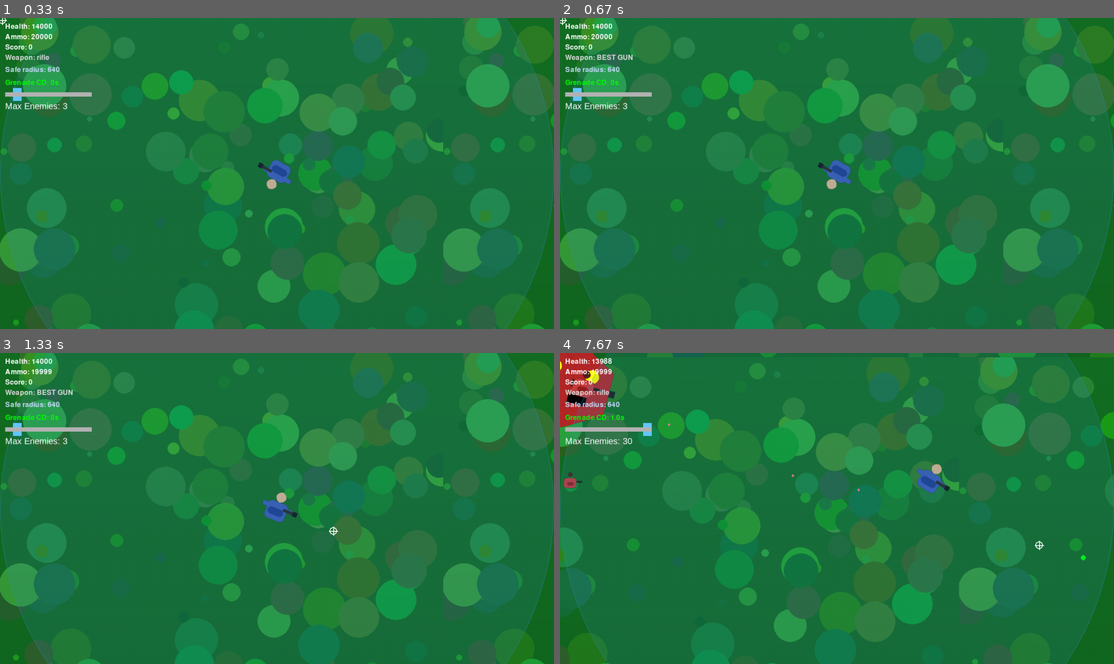
Above: before the commit, frames 1-4 (two rows, left to right).
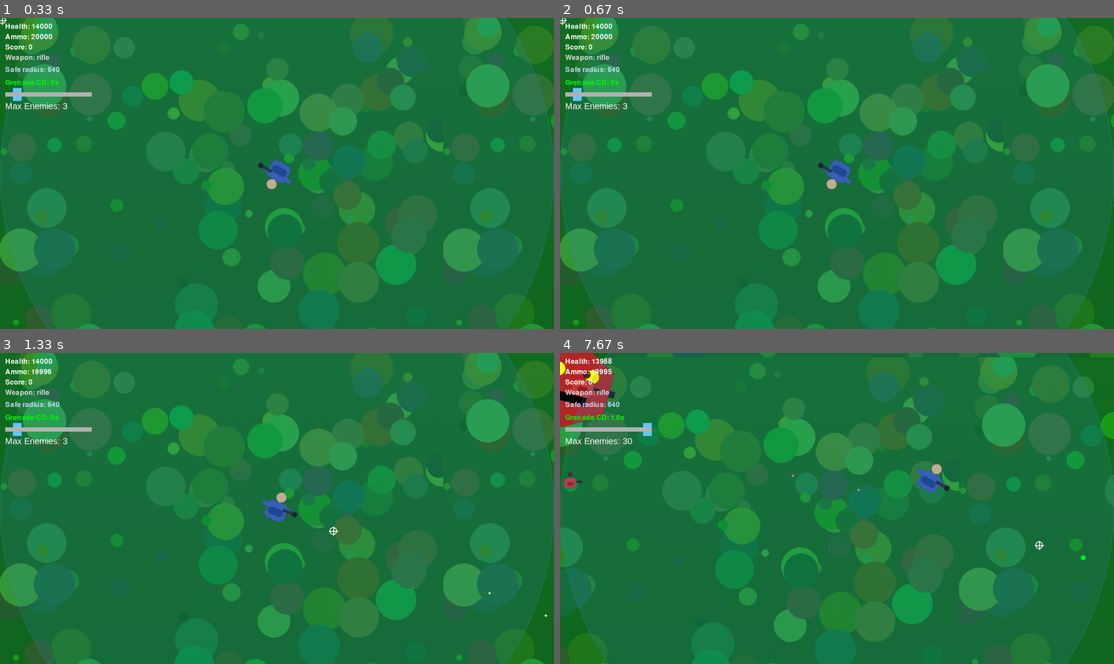
Above: after the commit, the same moments.

Repository: SAYANSAMANTA2005/pygames
Game: pygame game, started from freefire5.py
Same seed, same stepped clock (60 frames per second), same inputs: the game is played once before the commit and once after it.
Inputs (mouse positions are in pixels of both pictures, inside the frame that each line leads up to):
- Up to frame 1 (0.33 s): no input
- Up to frame 2 (0.67 s): tap 3 at 0.33 s
- Up to frame 3 (1.33 s): press the mouse at (293, 598) at 0.7 s; move the mouse to (310, 564) at 0.8 s; release the mouse at (332, 530) at 0.93 s; tap Shift at 1 s
- Up to frame 4 (7.67 s): hold Right 1.33-1.8 s; tap G at 1.48, 2.82, 4.15, 5.55, 6.62 s; hold Up 1.83-2.13 s; tap 2 at 1.98, 3.38, 7.12 s; hold Right 2.17-2.63 s; hold Left 2.67-3.2 s; hold Down 3.23-3.53 s; hold Left 3.57-3.97 s; hold Up 4-4.37 s; click "Grenade CD: 1.7s" at 4.45 s; hold Right 4.73-5.37 s; tap 1 at 4.88, 7.62 s; hold Down 5.4-5.77 s; tap Right Shift at 5.8 s; press the mouse at (576, 430) at 6.17 s; move the mouse to (809, 486) at 6.27 s; release the mouse at (1036, 545) at 6.4 s; hold Left 6.47-6.93 s; hold Right 6.97-7.43 s; hold Up from 7.47 s (still down)

Frame 1 is identical in both runs. In frame 2, less than 0.1% of the frame differs, in the area x 6-14%, y 11-14%; in frame 3, less than 0.1%, in the area x 6-99%, y 5-85%; in frame 4, less than 0.1%.

Commit message:
Update and rename freefire3.py to freefire5.py

Diff:
--- a/freefire3.py
+++ b/freefire5.py
@@ -36,6 +36,9 @@
 GRANADE_EXPLOSION_RADIOUS=1000
 # Boss settings
 BOSS_APPERENCE_DURATION=2
+MAX_BOSSES_ON_SCREEN=1
+cntboss=0
+BOSS =[]
 # ---------- UTIL: procedural art ----------
 def make_player_surface(size=96):
     w, h = size, size
@@ -108,7 +111,7 @@
         self.weapons = {
             'rifle': [PLAYER_FIRE_RATE_RIFLE, 16, PLAYER_BULLET_SPEED, self.ammo],
             'pistol': [PLAYER_FIRE_RATE_PISTOL, 34, PLAYER_BULLET_SPEED*0.6, self.ammo],
-            'BEST GUN': [PLAYER_FIRE_RATE_PISTOL*1.2, 40, PLAYER_BULLET_SPEED, self.ammo]
+            'BEST_GUN': [PLAYER_FIRE_RATE_PISTOL, 40, PLAYER_BULLET_SPEED, self.ammo]
         }
         self.current_weapon = 'rifle'
         self.score = 0
@@ -282,6 +285,7 @@
                 self.explode(enemies, all_sprites)
 
     def explode(self, enemies, all_sprites):
+        global cntboss
         self.exploded = True
         # Create explosion effect
         explosion = Explosion(self.rect.center, self.radius)
@@ -291,6 +295,9 @@
         for enemy in enemies:
             #if pygame.Vector2(enemy.rect.center).distance_to(self.rect.center) <= self.radius:
             if pygame.Vector2(enemy.rect.center).distance_to(self.rect.center) <= GRANADE_EXPLOSION_RADIOUS:
+                if isinstance(enemy, Boss):
+                    cntboss-=1
+                    #enemy.health -= 400  # high damage to boss
                 enemy.kill()  # simple: instant kill
 
         self.kill()
@@ -324,15 +331,52 @@
         else:
             pygame.draw.rect(self.image, (80,160,220), (0,0,18,18), border_radius=4)
         self.rect = self.image.get_rect(center=(x,y))
+class AirDrop(pygame.sprite.Sprite):
+    def __init__(self, x, y):
+        super().__init__()
+        self.kind = random.choice(['double_damage', 'speed_boost'])
+        #self.kind = random.choice(['BEST_GUN',  'double_damage'])
+        self.image = pygame.Surface((28,28), pygame.SRCALPHA)
+        #pygame.draw.rect(self.image, (255,215,0), (0,0,28,28), border_radius=6)  # gold crate
+        #pygame.draw.rect(self.image, (0,0,0), (4,4,20,20), 2)  # outline
+          # --- Draw vibrant box ---
+        # main body
+        size = 36  # bigger than pickups
+        pygame.draw.rect(self.image, (255, 50, 50), (0, 0, size, size), border_radius=6)  # bright red
+        # border
+        pygame.draw.rect(self.image, (255, 215, 0), (0, 0, size, size), 4, border_radius=6)  # golden border
+        # stripe / cross
+        pygame.draw.line(self.image, (0, 200, 255), (0, size//2), (size, size//2), 4)  # horizontal stripe
+        pygame.draw.line(self.image, (0, 200, 255), (size//2, 0), (size//2, size), 4)  # vertical stripe
+
+        self.rect = self.image.get_rect(center=(x,y))
+
+class PowerUpEffect:
+    def __init__(self):
+        self.double_damage = 0
+        self.speed_boost = 0
+
+    def update(self, dt):
+        if self.double_damage > 0:
+            self.double_damage -= dt
+        if self.speed_boost > 0:
+            self.speed_boost -= dt
+
+    def is_active(self, kind):
+        if kind == 'double_damage':
+            return self.double_damage > 0
+        if kind == 'speed_boost':
+            return self.speed_boost > 0
+        return False
 
 # ---------- MAIN ----------
 def main():
-    wave_counter = 0
+
     pygame.init()
     screen = pygame.display.set_mode((SCREEN_W, SCREEN_H))
     pygame.display.set_caption("FreeFire-like (Procedural Art, Offline)")
     clock = pygame.time.Clock()
-
+    game_start_time = pygame.time.get_ticks()
     # create art surfaces
     player_surf = make_player_surface(96)
     enemy_surf = make_enemy_surface(80)
@@ -349,6 +393,10 @@
     #grenede stuff
     all_sprites = pygame.sprite.Group()   # <--- ADD THIS
     grenades = pygame.sprite.Group()      # <--- ADD THIS
+    # AIR DROP GROUP
+    airdrops = pygame.sprite.Group()
+    powerup_effects = PowerUpEffect()
+    airdrop_timer = 15.0  # first drop after 15s
 
     # grenade timing
     grenade_cooldown = 0                  # <--- ADD THIS
@@ -378,8 +426,12 @@
     enemy_dragging = False
     max_enemies = int(ENEMY_MIN_LIMIT + enemy_slider_value * (ENEMY_MAX_LIMIT - ENEMY_MIN_LIMIT))
 
+    ##
+    wave_counter = 0
+    global cntboss
     while running:
         dt = clock.tick(FPS) / 1000.0
+
         for ev in pygame.event.get():
             if ev.type == pygame.QUIT:
                 running = False
@@ -398,7 +450,7 @@
                 if ev.key == pygame.K_2:
                     player.switch_weapon('pistol')
                 if ev.key == pygame.K_3:
-                    player.switch_weapon('BEST GUN')
+                    player.switch_weapon('BEST _GUN')
                 if ev.key == pygame.K_r and player.health <= 0:
                     # restart
                     enemies.empty(); bullets.empty(); pickups.empty()
@@ -448,13 +500,17 @@
                 spawn_timer = max(0.75 - (player.score * 0.0015), 0.28)
                 #
                 wave_counter += 1
-
+                elapsed_time = (pygame.time.get_ticks() - game_start_time) / 1000
     # Every 5th wave spawn a boss
-                if wave_counter % BOSS_APPERENCE_DURATION == 0:
+                isboss=False
+                if wave_counter% BOSS_APPERENCE_DURATION == 0 :#atmax 3 boss
                    x = random.choice([-200, SCREEN_W+200])
                    y = random.randint(0, SCREEN_H)
                    boss = Boss(enemy_surf, x, y)
-                   enemies.add(boss)
+                   if(cntboss<MAX_BOSSES_ON_SCREEN):
+                     enemies.add(boss)
+                     #isboss=True
+                     cntboss+=1
                 #
                 side = random.choice(['top','bottom','left','right'])
                 if side == 'top':
@@ -465,15 +521,26 @@
                     x = -60; y = random.randint(0, SCREEN_H)
                 else:
                     x = SCREEN_W + 60; y = random.randint(0, SCREEN_H)
-                if len(enemies)<max_enemies:
+                if len(enemies)<max_enemies :
                  e = Enemy(enemy_surf, x, y)
                  enemies.add(e)
+            airdrop_timer -= dt
+            if airdrop_timer <= 0:
+                angle = random.uniform(0, 2*math.pi)
+                dist = random.uniform(0, safe_radius * 0.8)
+                drop_x = int(safe_center.x + math.cos(angle)*dist)
+                drop_y = int(safe_center.y + math.sin(angle)*dist)
+                airdrops.add(AirDrop(drop_x, drop_y))
+                airdrop_timer = random.uniform(20, 35)  # next drop
+
+        # update ---> ADD THSIS SECTION
 
             # update enemies
             for e in list(enemies):
              e.update(dt, player, bullets)
              if e.health <= 0:
                 if isinstance(e, Boss):
+                       cntboss-=1
                        player.score += 200  # high reward
                 else:
                     player.score += 10
@@ -482,7 +549,7 @@
                 e.kill()
 
 
-            bullets.update(dt)
+            bullets.update(dt)#// FIX THIS
 
                 # update grenades
             grenades.update(dt, enemies, all_sprites)
@@ -496,7 +563,7 @@
             for b in [bb for bb in bullets if bb.owner == 'player']:
                 hit = pygame.sprite.spritecollideany(b, enemies)
                 if hit:
-                    hit.health -= b.damage
+                    hit.health -= b.damage * (2 if powerup_effects.is_active('double_damage') else 1)
                     b.kill()
 
             for b in [bb for bb in bullets if bb.owner == 'enemy']:
@@ -505,14 +572,42 @@
                     b.kill()
 
             # pickups
+            # pickups
             for p in pygame.sprite.spritecollide(player, pickups, True):
                 if p.kind == 'health':
-                    player.health = min(PLAYER_MAX_HEALTH, player.health + 40)
-                    player.score += 6
+                   player.health = min(PLAYER_MAX_HEALTH, player.health + 40)
+                   player.score += 6
                 else:
+                   player.ammo += 40
+                   player.score += 4
+
+# airdrop pickups
+            for a in pygame.sprite.spritecollide(player, airdrops, True):
+                if a.kind == 'BEST GUN':
+                   player.switch_weapon('BEST GUN')
+                elif a.kind == 'health':
+                   player.health = min(PLAYER_MAX_HEALTH, player.health + 200)
+                elif a.kind == 'double_damage':
+                   powerup_effects.double_damage = 12.0  # 12s effect
+                elif a.kind == 'speed_boost':
+                   powerup_effects.speed_boost = 10.0  # 10s effect
+                player.score += 50
+
+            powerup_effects.update(dt)
+            if powerup_effects.is_active('speed_boost'):
+                   player.speed = PLAYER_SPEED * 1.6
+            else:
+                   player.speed = PLAYER_SPEED
+
+
+            #for p in pygame.sprite.spritecollide(player, pickups, True):
+                #if p.kind == 'health':
+                 #   player.health = min(PLAYER_MAX_HEALTH, player.health + 40)
+                  #  player.score += 6
+              #  else:
                    # player.ammo = min(PLAYER_MAX_AMMO, player.ammo + 40)
-                    player.ammo +=40
-                    player.score += 4
+                  #  player.ammo +=40
+                  #  player.score += 4
 
             # safe zone shrink behavior
            # safe_shrink_timer -= dt
@@ -553,6 +648,8 @@
        # all_sprites.draw(screen)
         pickups.draw(screen)
         player_group.draw(screen)
+        #air drop events
+        airdrops.draw(screen)
 
         # draw safe zone (semi-transparent ring)
         safe_surface = pygame.Surface((SCREEN_W, SCREEN_H), pygame.SRCALPHA)
@@ -572,8 +669,18 @@
         score_text = font.render(f'Score: {player.score}', True, (255,255,255))
         weapon_text = font.render(f'Weapon: {player.current_weapon}', True, (220,220,220))
         safe_text = font.render(f'Safe radius: {int(safe_radius)}', True, (200,220,255))
+
         grenade_text = font.render(f"Grenade CD: {max(0, round(grenade_cooldown,1))}s", True, (0,255,0))
 
+        # power-up effects
+        if powerup_effects.is_active('double_damage'):
+          dd_text = font.render(f"Double DMG: {powerup_effects.double_damage:.1f}s", True, (255,0,0))
+          screen.blit(dd_text, (hud_x, hud_y+150))
+
+        if powerup_effects.is_active('speed_boost'):
+           sb_text = font.render(f"Speed Boost: {powerup_effects.speed_boost:.1f}s", True, (0,255,255))
+           screen.blit(sb_text, (hud_x, hud_y+170))
+    #
 
 
 
